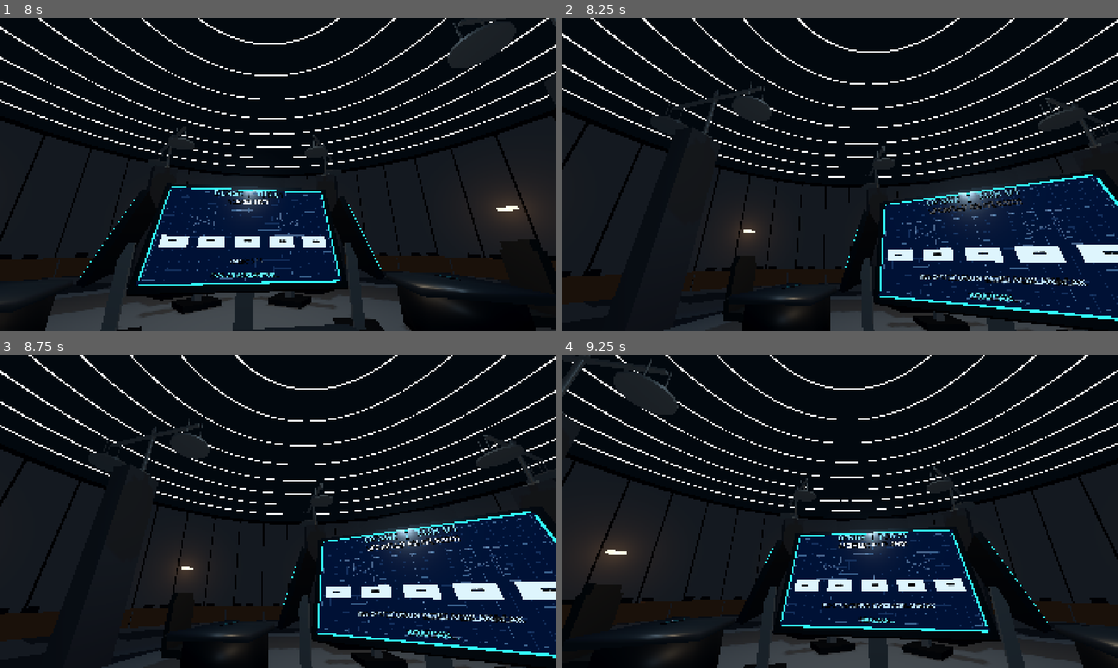
Above: before the commit, frames 1-4 (two rows, left to right).
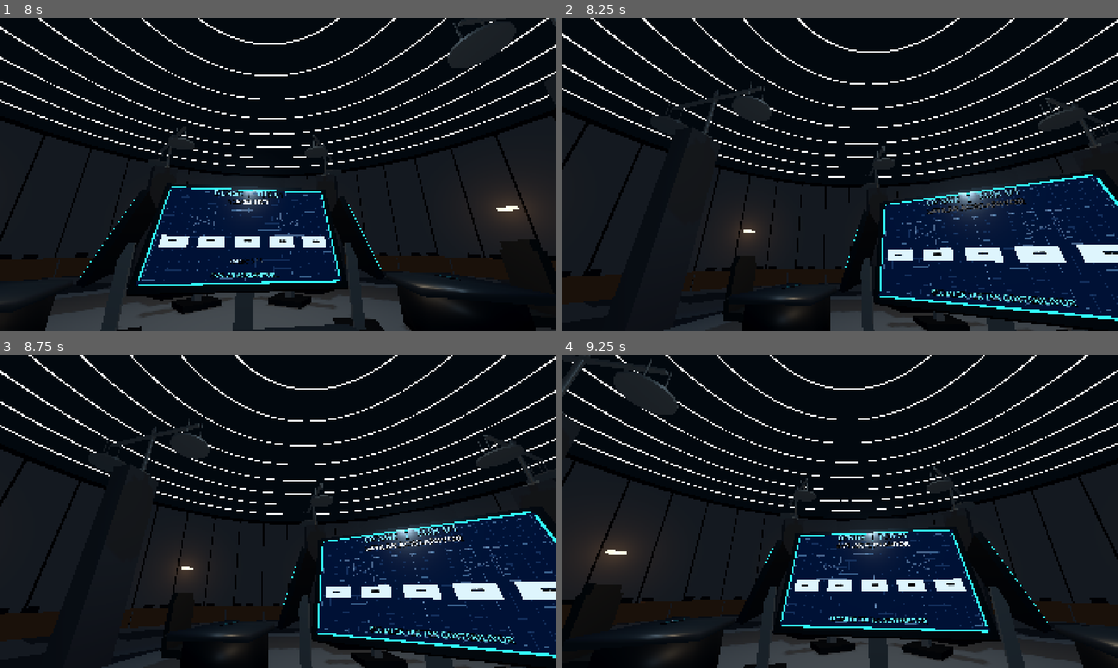
Above: after the commit, the same moments.

Repository: SerkanAydin06/DENGE
Game: Godot game, scene res://scenes/game_room.tscn
Same seed, same stepped clock (60 frames per second), same inputs: the game is played once before the commit and once after it.
Inputs (mouse positions are in pixels of both pictures, inside the frame that each line leads up to):
- Up to frame 1 (8 s): tap Enter at 0.5, 2, 3.6, 4.25 s; move the mouse to (272, 180) at 0.52 s; tap E at 0.6, 5.1 s; click (272, 180) at 0.67 s; tap Space at 1.25, 2.75, 5.75 s; move the mouse to (444, 221) at 1.27 s; tap 0 at 1.35, 5.85 s; click (444, 221) at 1.42 s; move the mouse to (111, 127) at 2.02 s; tap 9 at 2.1, 6.6 s; click (111, 127) at 2.17 s; move the mouse to (283, 174) at 2.77 s; tap Backspace at 2.85, 7.35 s; click (283, 174) at 2.92 s; move the mouse to (255, 168) at 3.52 s; click (255, 168) at 3.67 s; move the mouse to (305, 174) at 4.27 s; tap Keypad Enter at 4.35 s; click (305, 174) at 4.42 s; move the mouse to (250, 174) at 5.02 s; click (250, 174) at 5.17 s; move the mouse to (289, 168) at 5.77 s; click (289, 168) at 5.92 s; move the mouse to (272, 180) at 6.52 s; click (272, 180) at 6.67 s; move the mouse to (316, 177) at 7.27 s; click (316, 177) at 7.42 s
- Up to frame 2 (8.25 s): move the mouse to (795, 171) at 8.02 s; tap Enter at 8.1 s; click (795, 171) at 8.17 s
- Up to frame 3 (8.75 s): no input
- Up to frame 4 (9.25 s): move the mouse to (845, 511) at 8.77 s; tap Keypad Enter at 8.85 s; click (845, 511) at 8.92 s

Frame 1 is identical in both runs. In frame 2, 1.1% of the frame differs, in the area x 64-95%, y 57-93%; in frame 3, 1.1%; in frame 4, 0.6%.

Commit message:
Sequence monitor number reveals, mean, times 0.8, answer, portrait gallery, winner and remaining-point overlays

Diff:
--- a/scripts/game_room.gd
+++ b/scripts/game_room.gd
@@ -220,68 +220,92 @@
 	return "SEN (OYUNCU 1)" if index == 0 else "OYUNCU %d" % (index + 1)
 
 func _play_monitor_sequence(selections: Array[int], result: Dictionary) -> void:
-	# An original in-world adaptation of the provided blue schematic display.
-	# Five portrait/silhouette cards always remain on the monitor.
-	_set_all_monitor_phases("LOCKED")
-	_broadcast("DENGE  |  TUR %02d" % round_number, "SECIMLER KILITLENDI", "BES OYUNCUNUN SAYISI ACIKLANACAK", "BIRAZDAN...")
+	# Exactly the staged order requested for the in-world blueprint monitor.
+	# Only the freestanding 3D monitor displays calculations and results.
+	_set_all_monitor_phases("REVEAL")
+	_broadcast("DENGE  |  TUR %02d" % round_number, "SAYILAR ACIKLANIYOR", "", "SECIMLER TEK TEK GOSTERILIYOR")
 	await get_tree().create_timer(reveal_delay).timeout
 
 	var shown: Array[String] = ["--", "--", "--", "--", "--"]
-	_set_all_monitor_phases("REVEAL")
 	for i in range(selections.size()):
-		shown[i] = "%d" % selections[i] if selections[i] >= 0 else "X"
+		shown[i] = str(selections[i]) if selections[i] >= 0 else "X"
 		for station in stations:
 			station.set_monitor_numbers(shown)
 		_broadcast(
-			"DENGE  |  SECIMLER",
+			"DENGE  |  SAYILAR",
 			"%s: %s" % [_player_name(i), shown[i]],
-			"SAYILAR SIRAYLA ACIKLANIYOR",
-			"OYUNCU %d / 5" % (i + 1)
+			"",
+			"OYUNCU %d / %d" % [i + 1, selections.size()]
 		)
 		await get_tree().create_timer(reveal_delay).timeout
 
-	# Red outline highlights the same five number boxes while calculating the mean.
-	_set_all_monitor_phases("AVERAGE")
+	# 1: Average appears by itself in the white bottom card.
+	_set_all_monitor_phases("AVERAGE", -1.0, [], [], float(result["average"]))
 	_broadcast(
 		"DENGE  |  ORTALAMA",
-		"ORTALAMA: %.2f" % result["average"],
-		"BES SAYININ ORTALAMASI" if result["survivors"].size() == 5 else "AKTIF SAYILARIN ORTALAMASI",
-		"SONRAKI: HEDEF = ORTALAMA x 0.8"
+		"SECILEN SAYILARIN ORTALAMASI",
+		"",
+		""
+	)
+	await get_tree().create_timer(reveal_delay * 1.4).timeout
+
+	# 2: Show the multiplication operation, keeping the answer hidden.
+	_set_all_monitor_phases("MULTIPLY", -1.0, [], [], float(result["average"]))
+	_broadcast(
+		"DENGE  |  HESAPLAMA",
+		"ORTALAMA x 0.8",
+		"",
+		""
+	)
+	await get_tree().create_timer(reveal_delay * 1.3).timeout
+
+	# 3: Reveal the numerical result at the end of the equation.
+	_set_all_monitor_phases("CALCULATED", float(result["target"]), [], [], float(result["average"]))
+	_broadcast(
+		"DENGE  |  HEDEF SAYI",
+		"SONUC HESAPLANDI",
+		"",
+		""
 	)
 	await get_tree().create_timer(reveal_delay * 1.5).timeout
 
-	# Target appears in the separate lower white tile, not a popup.
-	_set_all_monitor_phases("TARGET", float(result["target"]))
-	_broadcast(
-		"DENGE  |  HEDEF",
-		"%.2f x 0.8 = %.2f" % [result["average"], result["target"]],
-		"",
-		"HEDEFE EN YAKIN SAYI KAZANIR"
-	)
-	await get_tree().create_timer(reveal_delay * 1.8).timeout
-
-	var previous_scores: Array[int] = scores.duplicate()
+	# 4: Switch from the equation to portraits over the same five number cards.
+	_set_all_monitor_phases("PHOTO", float(result["target"]))
+	_broadcast(
+		"DENGE  |  OYUNCULAR",
+		"OYUNCULAR VE SECIMLERI",
+		"",
+		"HEDEF SAYI ALTTA"
+	)
+	await get_tree().create_timer(reveal_delay * 1.5).timeout
+
+	var winners: Array = result["winners"]
+	var winner_numbers: PackedStringArray = []
+	for index in winners:
+		winner_numbers.append(str(int(index) + 1))
+	var winner_title: String = "KAZANAN: OYUNCU %s" % ", ".join(winner_numbers)
+	if winners.size() > 1:
+		winner_title = "BERABERE: %s" % ", ".join(winner_numbers)
+
+	# 5: Winner frame spans the portrait and chosen-number card.
+	_set_all_monitor_phases("WIN", float(result["target"]), winners)
+	_broadcast(
+		"DENGE  |  KAZANAN",
+		winner_title,
+		"",
+		"PUANLAR ACIKLANACAK"
+	)
+	await get_tree().create_timer(reveal_delay * 1.7).timeout
+
+	# 6: After the winning moment, overlay remaining points ON each portrait.
 	scores = result["scores"]
-	var winners: Array = result["winners"]
-	var score_lines: Array[String] = []
-	for i in range(selections.size()):
-		if selections[i] < 0:
-			score_lines.append("ELENDI")
-		elif scores[i] <= DengeRoundRules.ELIMINATION_SCORE:
-			score_lines.append("ELENDI\nPUAN 0 (%+d)" % (scores[i] - previous_scores[i]))
-		else:
-			score_lines.append("FARK %.2f\nPUAN %d (%+d)" % [absf(float(selections[i]) - float(result["target"])), scores[i], scores[i] - previous_scores[i]])
 	var survivor_ids: Array = result["survivors"]
-	var names: PackedStringArray = []
-	for index in winners:
-		names.append("%s = %d" % [_player_name(index), selections[index]])
-	var who: String = ", ".join(names)
 	game_finished = scores[0] <= DengeRoundRules.ELIMINATION_SCORE or survivor_ids.size() <= 1
 	var footer: String = "E: YENIDEN BASLAT" if game_finished else "E: SONRAKI TUR"
-	_set_all_monitor_phases("RESULT", float(result["target"]), winners, score_lines)
-	_broadcast(
-		"DENGE  |  TUR %02d SONUCU" % round_number,
-		("KAZANAN: %s" if winners.size() == 1 else "BERABERE: %s") % who,
+	_set_all_monitor_phases("SCORE", float(result["target"]), winners, scores)
+	_broadcast(
+		"DENGE  |  TUR %02d PUANLARI" % round_number,
+		"KALAN PUANLAR",
 		"",
 		footer
 	)
@@ -289,9 +313,9 @@
 	round_result_ready = true
 
 
-func _set_all_monitor_phases(phase: String, target: float = -1.0, winners: Array = [], score_lines: Array = []) -> void:
+func _set_all_monitor_phases(phase: String, target: float = -1.0, winners: Array = [], point_totals: Array = [], average: float = -1.0) -> void:
 	for station in stations:
-		station.set_monitor_phase(phase, target, winners, score_lines)
+		station.set_monitor_phase(phase, target, winners, point_totals, average)
 
 
 func _next_round() -> void:
